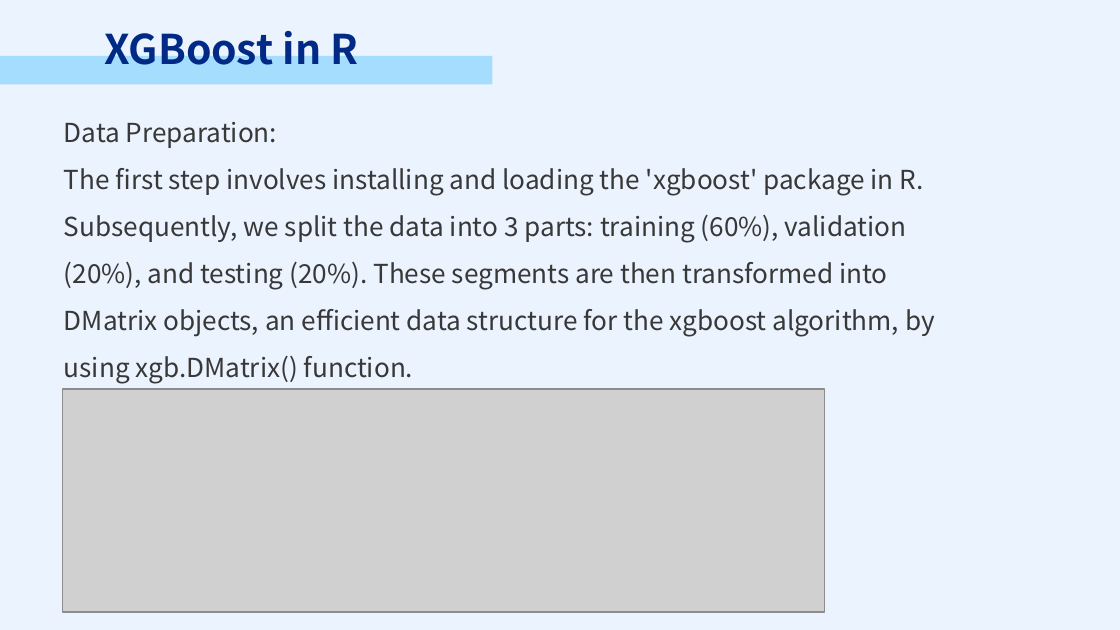
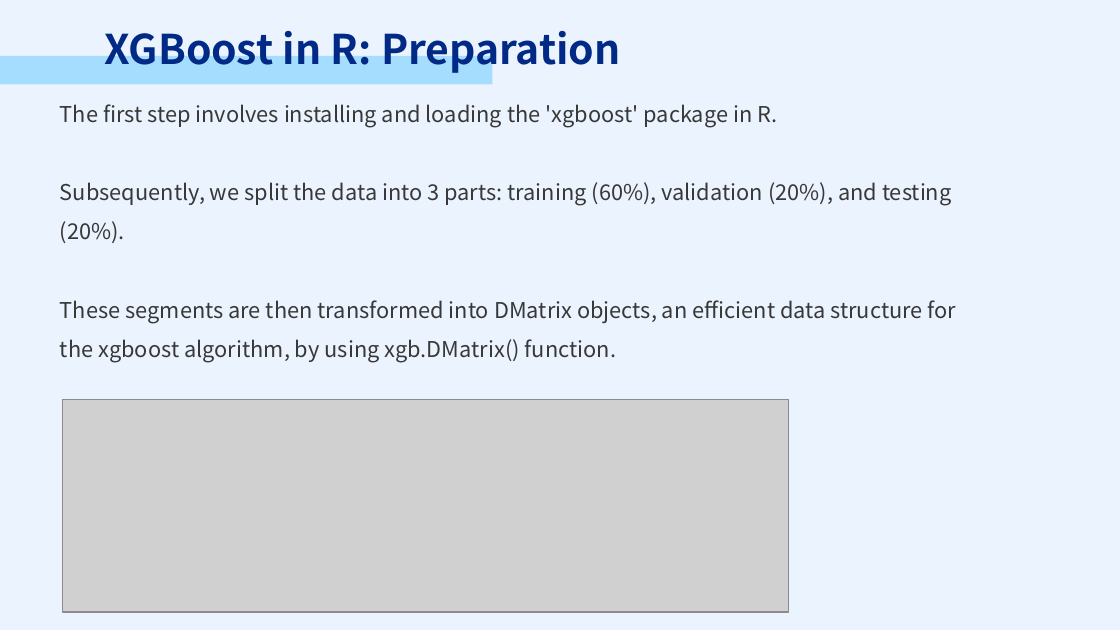
Before and after one commit to PSTAT197-F23/PSTAT197A_FP_Group1, a slide deck: slide 9 of scripts/drafts/PRESENTATION.pptx. Drawn at 1120x630 pixels with LibreOffice and Linux fonts; fonts in the diff are those of the drawing; grey boxes stand for pictures. Boxes give left, top, right and bottom in pixels: in the first picture for what was removed or moved away, otherwise in the second. Text is boxed around its words. In the diff, an @@ line names an element or a change of style, - is before the commit and + after.

```diff
--- a/scripts/drafts/PRESENTATION.pptx
+++ b/scripts/drafts/PRESENTATION.pptx
@@ text at (104, 22, 621, 75): text changed @@
-XGBoost in R
+XGBoost in R: Preparation
@@ text at (60, 104, 957, 363): text changed; size 16.8 to 14 pt @@
-Data Preparation:
-The first step involves installing and loading the 'xgboost' package in R. Subsequently, we split the data into 3 parts: training (60%), validation (20%), and testing (20%). These segments are then transformed into DMatrix objects, an efficient data structure for the xgboost algorithm, by using xgb.DMatrix() function.
+The first step involves installing and loading the 'xgboost' package in R.
+Subsequently, we split the data into 3 parts: training (60%), validation (20%), and testing (20%).
+These segments are then transformed into DMatrix objects, an efficient data structure for the xgboost algorithm, by using xgb.DMatrix() function.
@@ picture: place and size @@
-picture at (63, 389, 824, 612)
+picture at (63, 400, 788, 613)
```
Also in this commit, not shown: 2 other slides changed.
